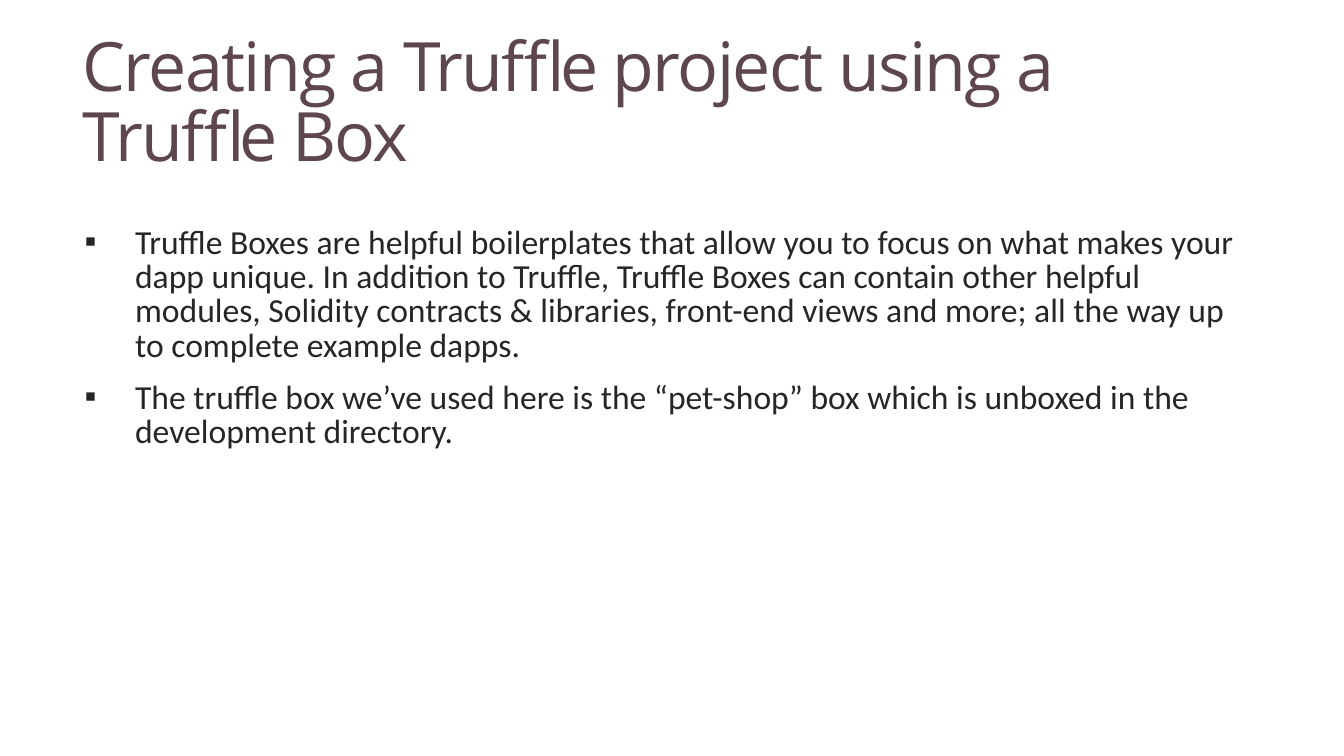
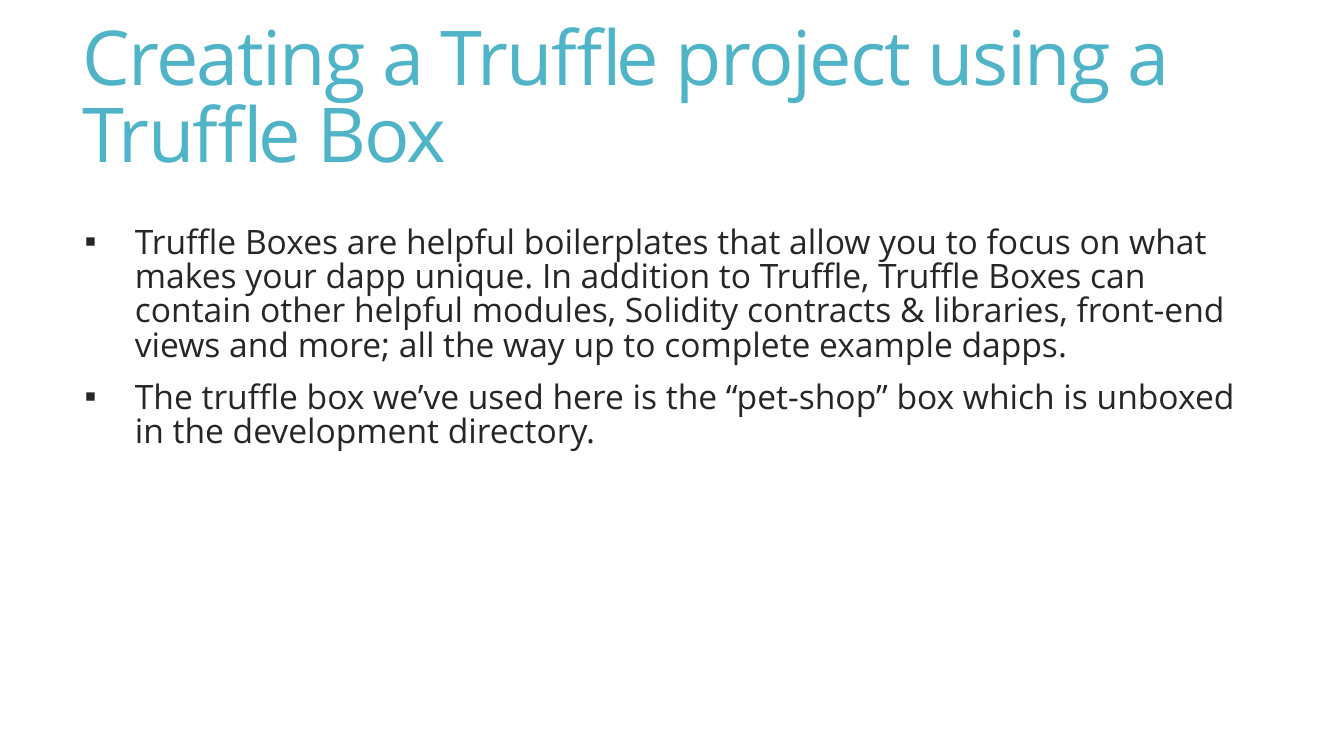
Before and after one commit to PalaashA/POC-Blockchain, a slide deck: slide 12 of Presentations/POC Blockchain 6th sem.pptx. Drawn at 1344x756 pixels with LibreOffice and Linux fonts; fonts in the diff are those of the drawing. Boxes give left, top, right and bottom in pixels: in the first picture for what was removed or moved away, otherwise in the second. Text is boxed around its words. In the diff, an @@ line names an element or a change of style, - is before the commit and + after.

```diff
--- a/Presentations/POC Blockchain 6th sem.pptx
+++ b/Presentations/POC Blockchain 6th sem.pptx
@@ text "Creating a Truffle project using ..." at box(82, 27, 1169, 163): size 48.6 to 54 pt, text colour #5E464D to #50B4C8 @@
@@ text "Truffle Boxes are helpful boilerplates ..." at box(135, 228, 1235, 451): font Calibri to Open Sans @@
```
Also in this commit, not shown: 17 other slides changed, 1 other file.
